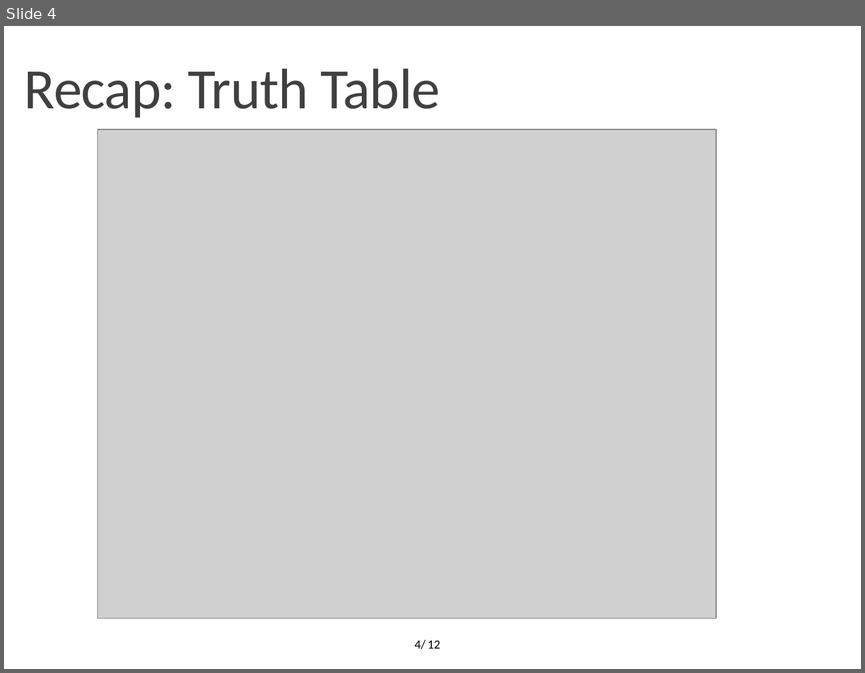
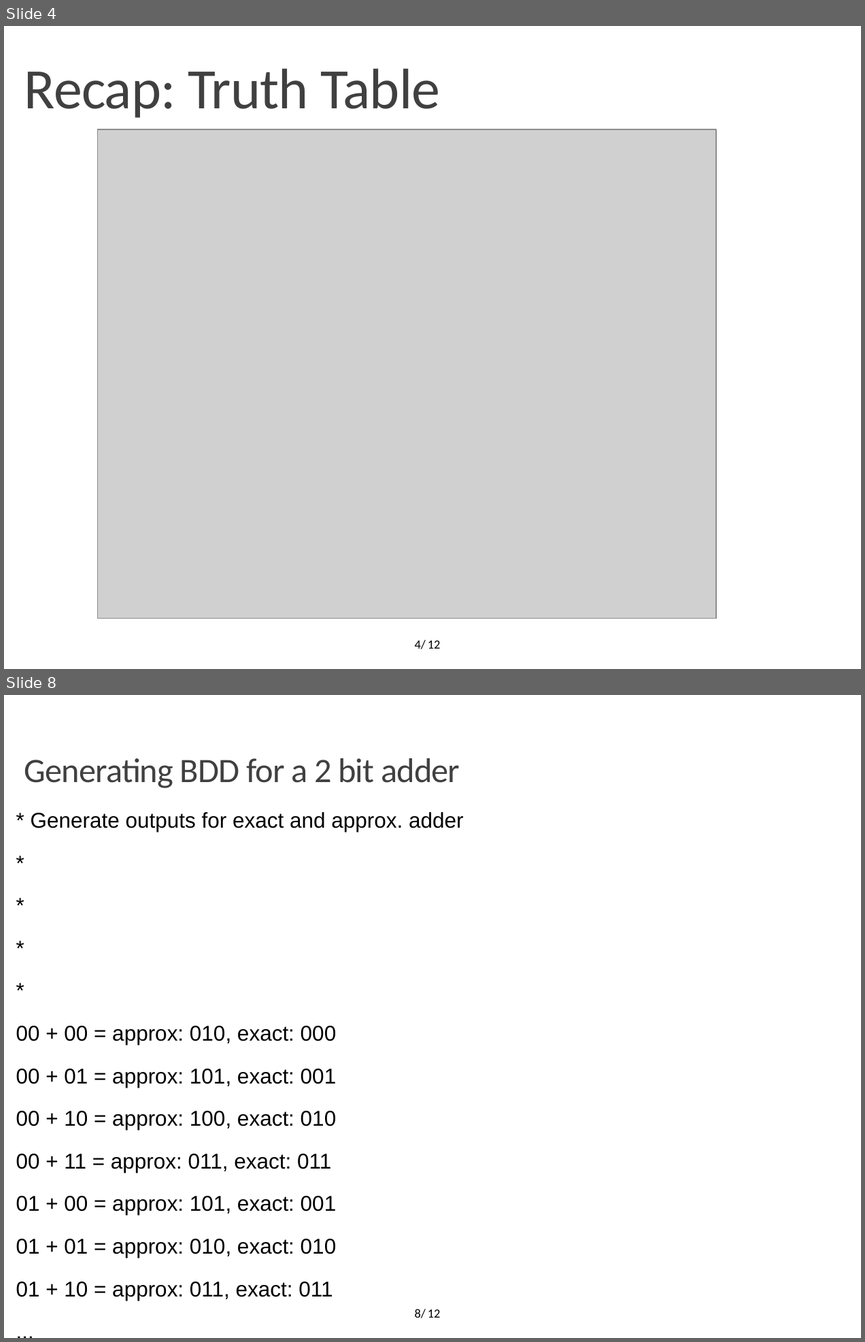
Before and after one commit to OrionLightning/Approximate-Circuit, a slide deck: Presentation Slides/Second Midterm (11-01-2022)/Midterm 11-01-2022.pptx. Shown one above the other, each under a label of ours: slide 4 before the commit, slides 4 and 8 after it; the slides between them are not shown. The pictures are 865x673 and 865x1342 pixels, drawn with LibreOffice and Linux fonts; fonts in the diff are those of the drawing; grey boxes stand for pictures; background and template pictures are left out. Boxes give left, top, right and bottom in pixels: in the first picture for what was removed or moved away, otherwise in the second. Text is boxed around its words. In the diff, an @@ line names an element or a change of style, - is before the commit and + after.

```diff
--- a/Presentation Slides/Second Midterm (11-01-2022)/Midterm 11-01-2022.pptx
+++ b/Presentation Slides/Second Midterm (11-01-2022)/Midterm 11-01-2022.pptx
@@ slide 8 added at (4, 695, 861, 1338), background #FFFFFF; not listed: 1 template element that a slide beside it also shows @@
@@ text added at (24, 758, 460, 788), 28.8 pt, text #404040 @@
+Generating BDD for a 2 bit adder
@@ text added at (16, 812, 464, 1300), 18 pt, text #000000 @@
+* Generate outputs for exact and approx. adder
+*
+*
+*
+*
+00 + 00 = approx: 010, exact: 000
+00 + 01 = approx: 101, exact: 001
+00 + 10 = approx: 100, exact: 010
+00 + 11 = approx: 011, exact: 011
+01 + 00 = approx: 101, exact: 001
+01 + 01 = approx: 010, exact: 010
+01 + 10 = approx: 011, exact: 011
+...
@@ page number added at (415, 1308, 426, 1318), 10.5 pt, text #000000 @@
+8/
```
Also in this commit, not shown: 12 slides changed, 7 other slides added, 1 slide removed, 2 other files.
